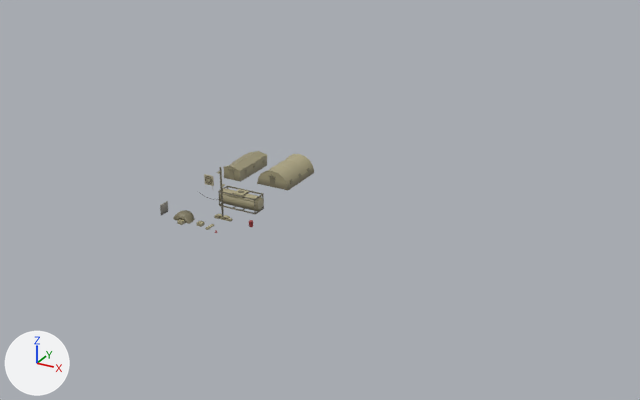
The FBX model Source Assets/Military Base Props.fbx, before and after one commit.
Rendered twice from a 50 mm lens placed at (84.9, -118.3, 67.1), pointed at (17.4, 4.5, 5.7). The axes (+X, +Y, +Z) are drawn at lower left. The lights are the same throughout. Where no turn or scale is listed for an object, it has been applied to the vertices.

Names of what the first picture shows: 'Fuel Tank', 'Post', 'Tent 01', 'Tent 02'.
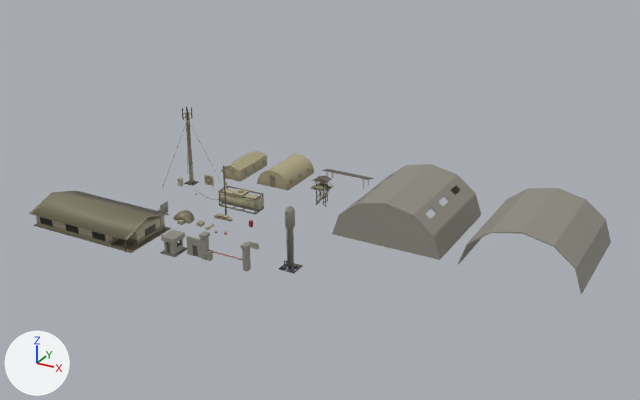
What differs and where, as boxes [x1, y1, x2, y2] in the pictures (640 x 400 px):
'Hangar 01', added: after [332, 164, 481, 260]
'Hangar 02', added: after [458, 188, 611, 294]
'House', added (yellow): after [29, 191, 171, 253]
'Entrance', added: after [186, 231, 251, 271]
'Water Tank', added: after [279, 206, 303, 274]
'Cabin', added: after [160, 229, 187, 257]
'Antenna', added: after [162, 106, 221, 195]
'Tower', added: after [310, 175, 333, 207]
'Post', moved: before [217, 167, 225, 216]; after [220, 165, 228, 215]
'Roof', added: after [322, 169, 374, 189]
'Barrier', added: after [248, 241, 259, 250]

The edits, one by one:
Mesh me_hangar_2_001 is new.
It has 112 vertices, 110 faces and spans x -10.0..10.0, y -10.0..10.0, z -0.1..8.0.
It uses material mat_material (picture img_military_base_props_png).
Mesh me_barrier is new.
It has 16 vertices, 12 faces and spans x -1.0..1.0, y -0.21..0.21, z 0.0..1.0.
It uses material mat_material (picture img_military_base_props_png).
Mesh me_water_tank is new.
It has 630 vertices, 393 faces and spans x -1.41..1.41, y -1.41..1.41, z -0.1..10.66.
It uses material mat_material (picture img_military_base_props_png).
Mesh me_entrance is new.
It has 94 vertices, 71 faces and spans x -4.3..7.8, y -0.72..0.72, z 0.0..4.52.
It uses material mat_material (picture img_military_base_props_png).
Mesh me_roof_001 is new.
It has 44 vertices, 26 faces and spans x -5.0..5.0, y -1.96..0.96, z 0.0..2.43.
It uses material mat_material (picture img_military_base_props_png).
Mesh me_hangar_001 is new.
It has 178 vertices, 193 faces and spans x -10.0..10.0, y -10.0..10.0, z -0.1..8.0.
It uses material mat_material (picture img_military_base_props_png).
Mesh me_tower is new.
It has 635 vertices, 391 faces and spans x -1.65..1.65, y -1.55..1.38, z 0.0..5.0.
It uses material mat_material (picture img_military_base_props_png).
Mesh me_house is new.
It has 92 vertices, 47 faces and spans x -10.9..11.2, y -5.8..5.8, z -0.4..4.3.
It uses material mat_material (picture img_military_base_props_png).
Mesh me_antenna is new.
It has 1859 vertices, 1101 faces and spans x -4.1..4.1, y -4.1..4.1, z -0.2..15.5.
It uses material mat_material (picture img_military_base_props_png).
Mesh me_cabin is new.
It has 306 vertices, 208 faces and spans x -1.58..1.58, y -2.02..1.58, z -0.05..3.0.
It uses material mat_material (picture img_military_base_props_png).
Object 'Post' (ob_post) moves from (0.0, 0.0, 0.0) to (0.0, 1.0, 0.0).
Object 'Hangar 02' (ob_hangar_02) is new; it shows me_hangar_2_001.
Its location is (53.0, 14.0, 0.0).
Object 'Barrier' (ob_barrier) is new; it shows me_barrier.
Its location is (11.0, -7.0, 0.0).
Object 'Water Tank' (ob_water_tank) is new; it shows me_water_tank.
Its location is (20.0, -10.0, 0.0).
Object 'Entrance' (ob_entrance) is new; it shows me_entrance.
Its location is (7.0, -14.0, 0.0).
Object 'Roof' (ob_roof) is new; it shows me_roof_001.
Its location is (12.0, 26.0, 0.0).
Object 'Hangar 01' (ob_hangar_01) is new; it shows me_hangar_001.
Its location is (30.0, 14.0, 0.0).
Object 'Tower' (ob_tower) is new; it shows me_tower.
Its location is (12.0, 15.0, 0.0).
Object 'House' (ob_house) is new; it shows me_house.
Its location is (-17.0, -13.0, 0.0).
Object 'Antenna' (ob_antenna) is new; it shows me_antenna.
Its location is (-15.0, 11.0, 0.0).
Object 'Cabin' (ob_cabin) is new; it shows me_cabin.
Its location is (0.0, -14.0, 0.0).
